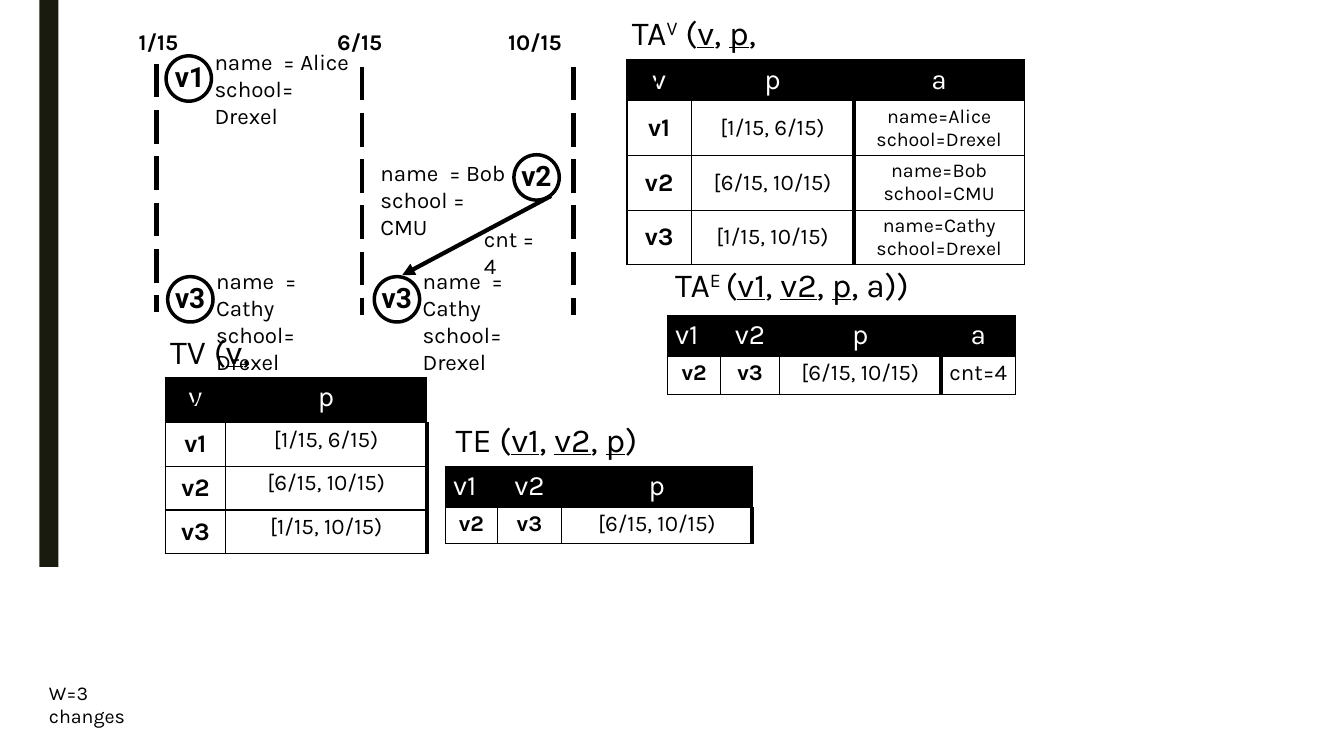
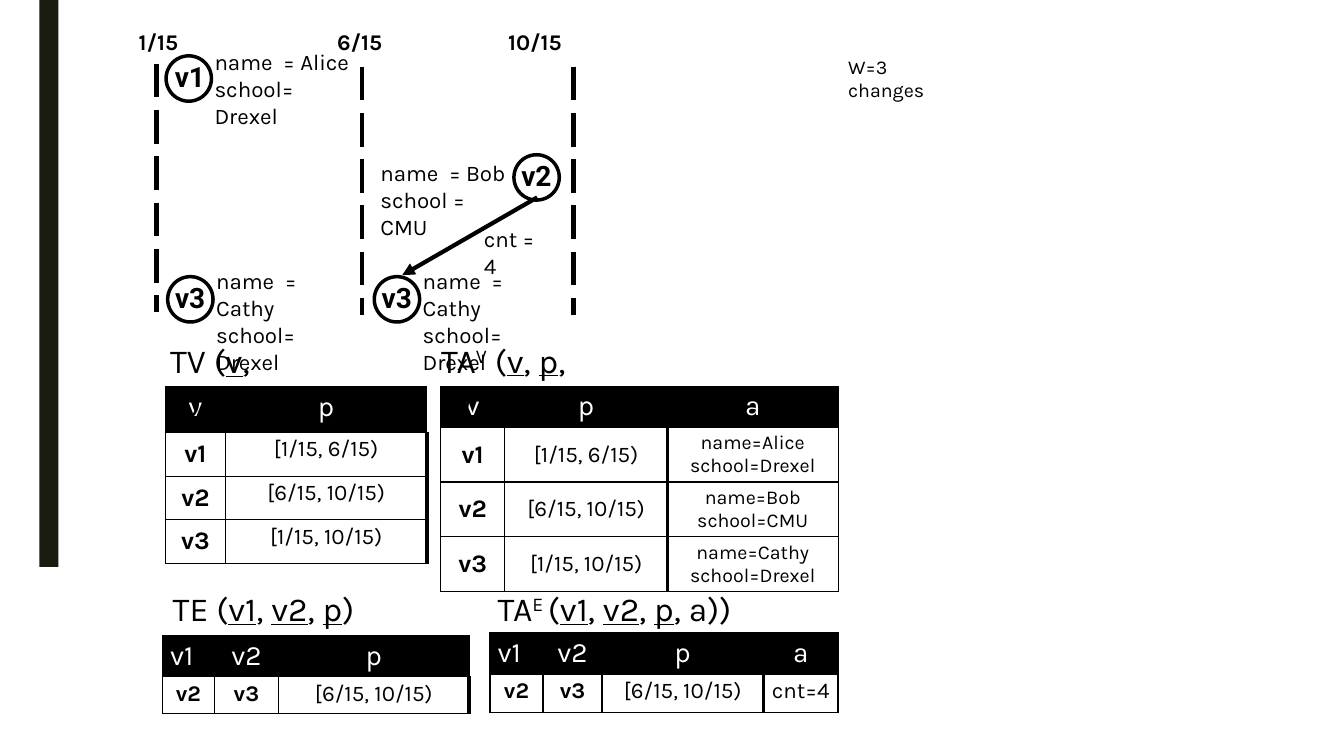
Before and after one commit to PortalDB/portal, a slide deck: slide 4 of paper/sigmod2017/figs/model.pptx. Drawn at 1344x756 pixels with LibreOffice and Linux fonts; fonts in the diff are those of the drawing. Boxes give left, top, right and bottom in pixels: in the first picture for what was removed or moved away, otherwise in the second. Text is boxed around its words. In the diff, an @@ line names an element or a change of style, - is before the commit and + after.

```diff
--- a/paper/sigmod2017/figs/model.pptx
+++ b/paper/sigmod2017/figs/model.pptx
@@ text "W=3 changes": place and size @@
-text "W=3 changes" at [49, 687, 125, 728]
+text "W=3 changes" at [848, 61, 924, 102]
@@ arrow moved from (552, 196) - (402, 275) to (537, 198) - (402, 275) @@
@@ text "TV (v, p)": place and size @@
-text "TV (v, p)" at [170, 333, 250, 406]
+text "TV (v, p)" at [170, 343, 250, 416]
@@ text "TAV (v, p, a)" rewrapped from [632, 20, 756, 89] to [441, 349, 566, 414] @@
@@ table: place and size @@
-table at [165, 377, 427, 554]
+table at [165, 387, 427, 564]
@@ table: place and size @@
-table at [627, 59, 1024, 264]
+table at [441, 386, 838, 591]
@@ text "TE (v1, v2, p)": place and size @@
-text "TE (v1, v2, p)" at [456, 427, 638, 460]
+text "TE (v1, v2, p)" at [173, 596, 355, 629]
@@ text "TAE (v1, v2, p, a))" rewrapped from [726, 272, 908, 305] to [548, 591, 731, 629] @@
@@ table: place and size @@
-table at [446, 467, 752, 544]
+table at [162, 636, 469, 714]
@@ table: place and size @@
-table at [667, 316, 1015, 394]
+table at [490, 633, 838, 712]
```
Also in this commit, not shown: 7 other slides changed, 2 slides added, 17 other files.
